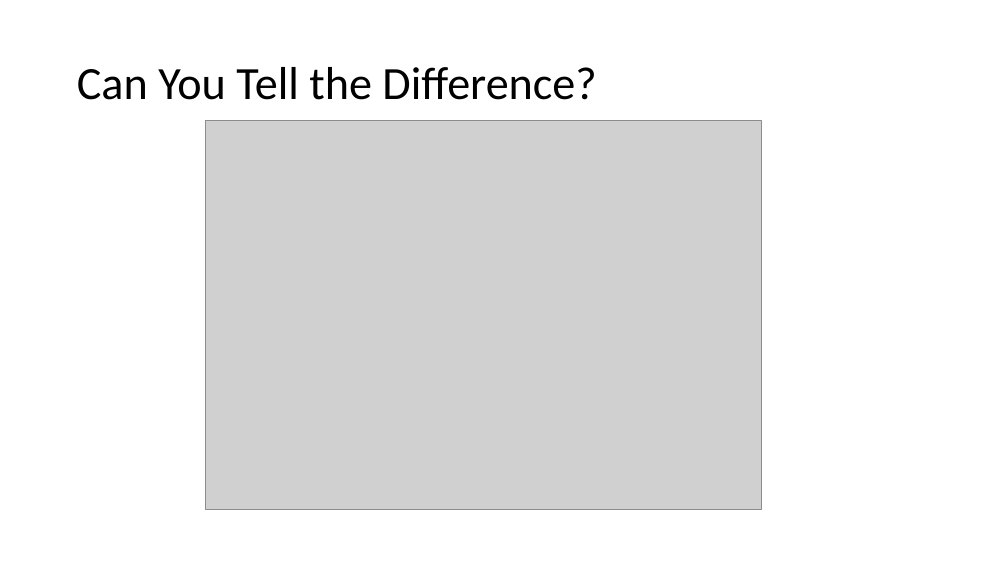
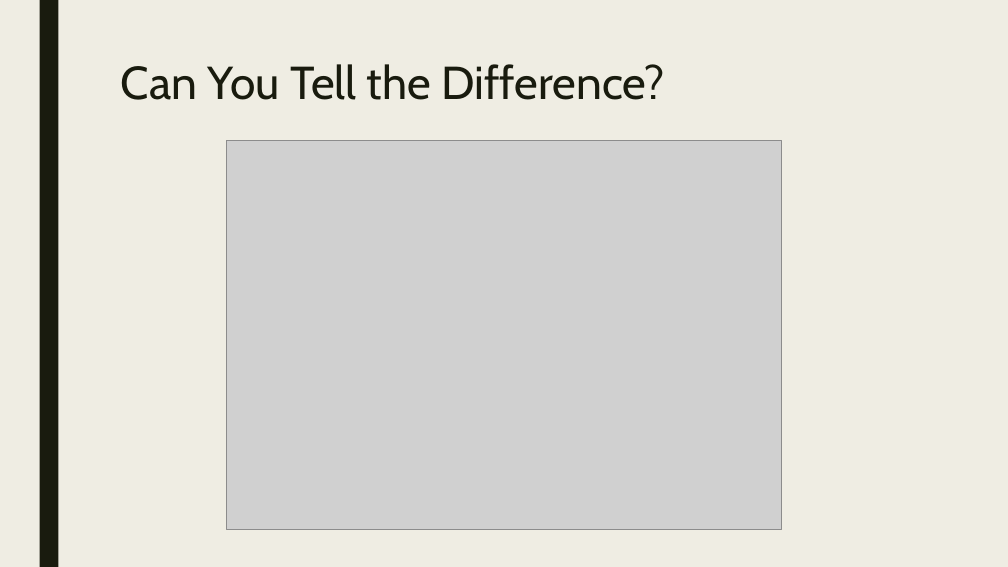
Before and after one commit to htappa/CNN-ImageClassification, a slide deck: slide 11 of Final-Group-Presentation/Group4ProjectPresentation.pptx (slide 10 before the commit). Drawn at 1008x567 pixels with LibreOffice and Linux fonts; fonts in the diff are those of the drawing; grey boxes stand for pictures. Boxes give left, top, right and bottom in pixels: in the first picture for what was removed or moved away, otherwise in the second. Text is boxed around its words. In the diff, an @@ line names an element or a change of style, - is before the commit and + after.

```diff
--- a/Final-Group-Presentation/Group4ProjectPresentation.pptx
+++ b/Final-Group-Presentation/Group4ProjectPresentation.pptx
@@ background #FFFFFF to #EFEDE3 @@
@@ rectangle added at box(39, 0, 58, 567), fill #191B0E @@
@@ title "Can You Tell the Difference?": place and size @@
-title "Can You Tell the Difference?" at box(77, 67, 596, 100)
+title "Can You Tell the Difference?" at box(121, 64, 666, 100)
@@ title "Can You Tell the Difference?" at box(121, 64, 666, 100): font Calibri to Cabin, text colour #000000 to #191B0E; line spacing 0.9 to 0.89; vertical alignment middle to top @@
@@ picture: place and size @@
-picture at box(206, 120, 761, 510)
+picture at box(226, 140, 782, 529)
```
Also in this commit, not shown: 8 other slides changed, 4 slides added, 2 slides removed, 1 other file.
